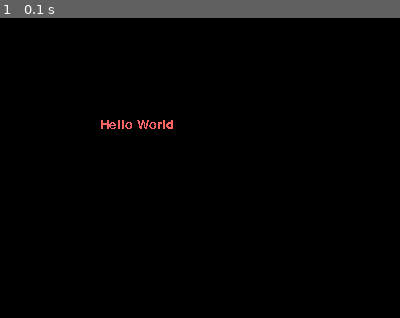
Above: before the commit, frame 1.
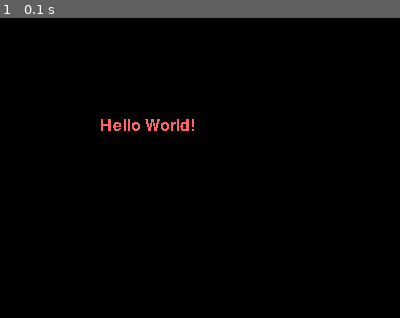
Above: after the commit, the same moment.

Repository: techemstudios/nextup_boushall
Game: pygame game, started from pygame_code/HelloWorld/hello_world_main.py
The game is run twice, just before and just after one commit, with the same random seed, the same clock (stepped at 60 frames per second) and the same inputs.
Inputs:
- Up to frame 1 (0.1 s): no input

The runs differ from the first frame. In frame 1, 0.4% of the frame differs, in the area x 25-49%, y 33-38%.

Commit message:
adding comments to hello world pygame

Diff:
--- a/pygame_code/HelloWorld/hello_world_main.py
+++ b/pygame_code/HelloWorld/hello_world_main.py
@@ -13,9 +13,11 @@
 from pygame.locals import *
 
 # initialize
+# Must be called before any other pygame functions
 pygame.init()
 
-# window width, height --> units = pixels
+# Creates the Surface object
+# window width, height as a tuple --> units = pixels
 screen = pygame.display.set_mode((400, 300))
 
 # window caption
@@ -23,13 +25,16 @@
 
 # the main game loop
 while True:
-    sys_font = pygame.font.SysFont("None", 19)
-    rendered = sys_font.render('Hello World', 0, (255, 100, 100))
+    sys_font = pygame.font.SysFont("None", 24)
+    # Draws text to surface
+    rendered = sys_font.render('Hello World!', 0, (255, 100, 100))
+    # Draws on the surface
     screen.blit(rendered, (100, 100))
 
     # the quit event
-    for event in pygame.event.get():
+    for event in pygame.event.get():    # gets a list of Event objects
         if event.type == QUIT:
             pygame.quit()
             sys.exit()
+    # refreshes the surface
     pygame.display.update()
Not shown, changed: README.md
